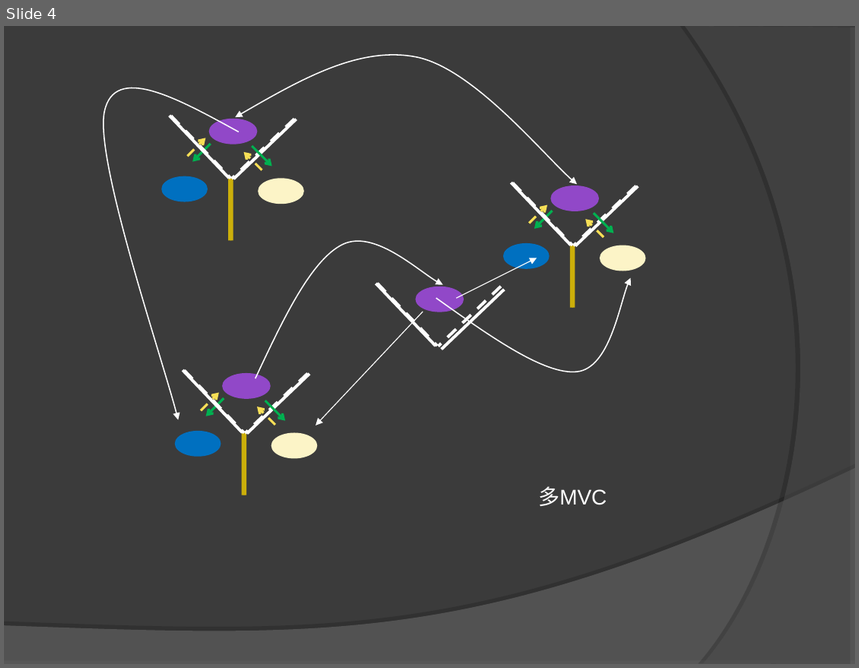
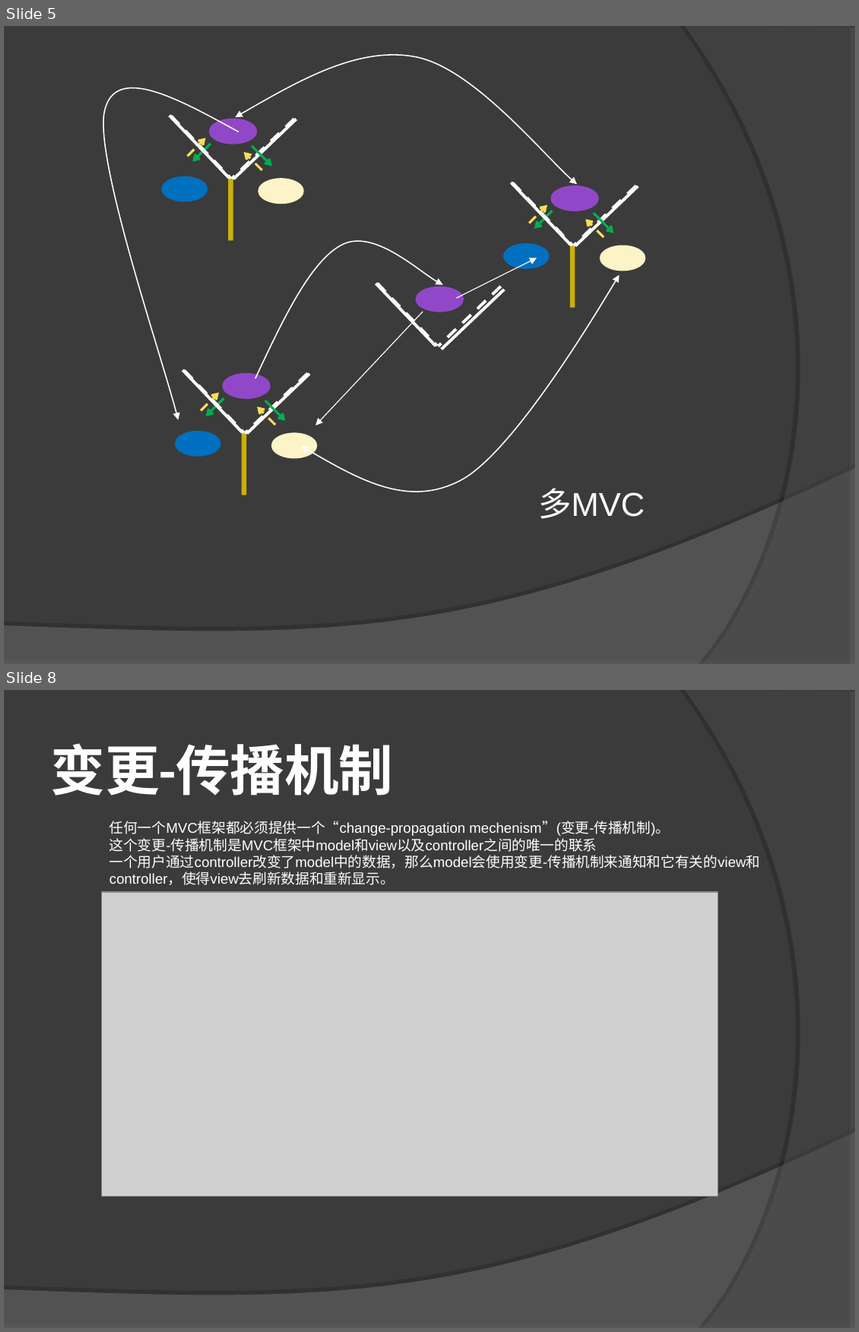
Before and after one commit to leezeng/MVC, a slide deck: doc/MVC.ppt. Shown one above the other, each under a label of ours: slide 4 before the commit, slides 5 and 8 after it; the slides between them are not shown. The pictures are 859x668 and 859x1332 pixels, drawn with LibreOffice and Linux fonts; fonts in the diff are those of the drawing; grey boxes stand for pictures. Boxes give left, top, right and bottom in pixels: in the first picture for what was removed or moved away, otherwise in the second. Text is boxed around its words. In the diff, an @@ line names an element or a change of style, - is before the commit and + after.

```diff
--- a/doc/MVC.ppt
+++ b/doc/MVC.ppt
@@ slide 8 added at (x1=4, y1=690, x2=855, y2=1328), background #3B3B3B; not listed: 2 template elements that a slide beside it also shows @@
@@ title added at (x1=51, y1=743, x2=394, y2=796), 46 pt, text #FFFFFF, bold @@
+变更-传播机制
@@ text added at (x1=110, y1=821, x2=761, y2=885), 12 pt, text #FFFFFF @@
+任何一个MVC框架都必须提供一个“change-propagation mechenism”(变更-传播机制)。
+这个变更-传播机制是MVC框架中model和view以及controller之间的唯一的联系
+一个用户通过controller改变了model中的数据，那么model会使用变更-传播机制来通知和它有关的view和controller，使得view去刷新数据和重新显示。
@@ picture added at (x1=102, y1=893, x2=718, y2=1196) @@
@@ what was slide 4 is now slide 5 @@
@@ slide 5 changed as well @@
@@ freeform shape resized from (x1=436, y1=278, x2=631, y2=375) to (x1=301, y1=275, x2=619, y2=492) @@
@@ text "多MVC" at (x1=538, y1=488, x2=645, y2=519): size 18 to 28 pt; more space between paragraphs @@
```
Also in this commit, not shown: 1 other slide changed, 8 other slides added, 3 slides removed, 35 other files.
